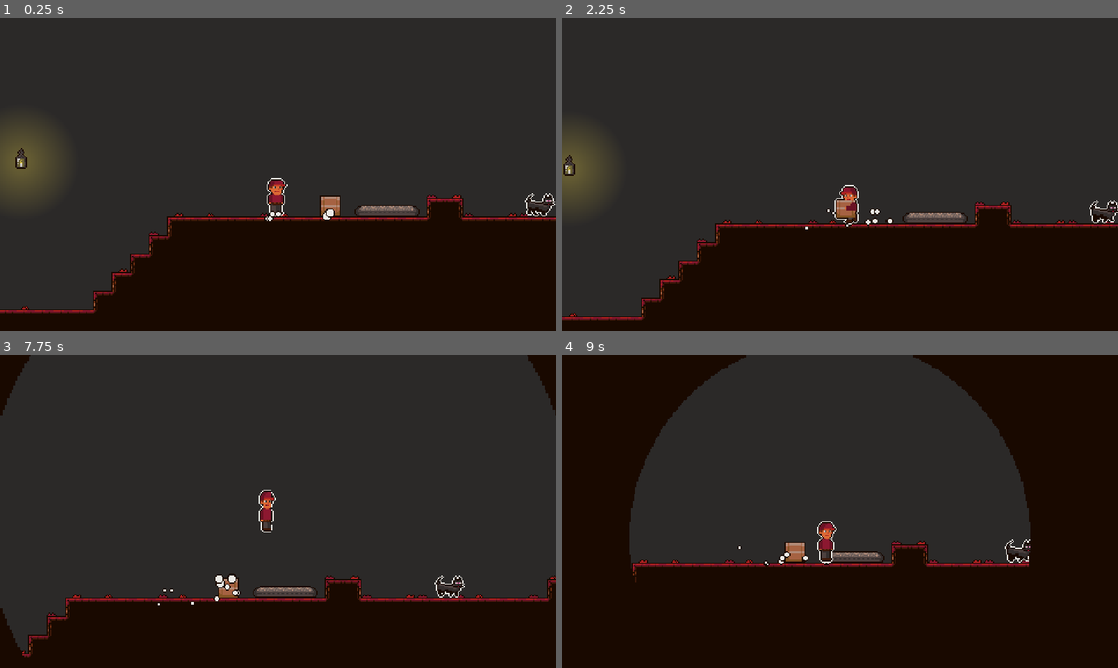
Above: before the commit, frames 1-4 (two rows, left to right).
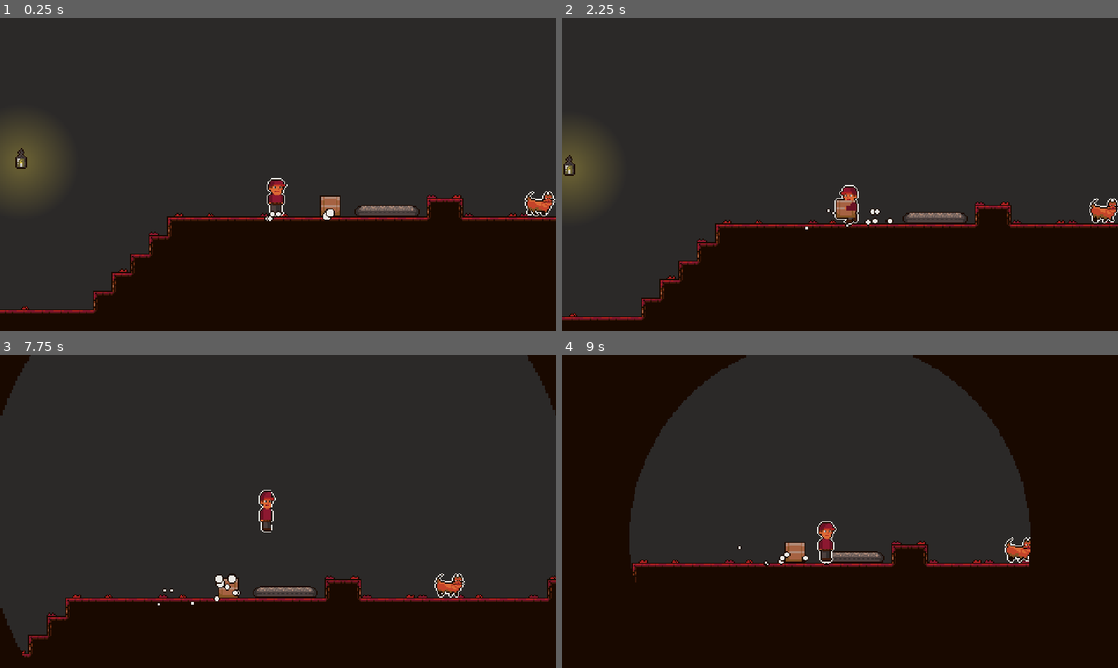
Above: after the commit, the same moments.

Repository: RemyIsCool/Carrying-Thing-Game
Game: Godot game, scene res://Levels/TestScene.tscn
Same seed, same stepped clock (60 frames per second), same inputs: the game is played once before the commit and once after it.
Inputs:
- Up to frame 1 (0.25 s): no input
- Up to frame 2 (2.25 s): hold D (right) 0.53-2.03 s; tap Space (pick_up_throw) at 0.6, 1.35, 2.1 s; tap W (jump) at 0.77, 1.52 s; hold A (left) from 2.03 s (still down)
- Up to frame 3 (7.75 s): release A (left) at 2.78 s; hold D (right) 2.78-4.28 s; tap Space (pick_up_throw) every 0.75 s from 2.85 to 7.35 s; tap W (jump) at 3.02, 3.77, 4.52, 6.02, 6.77, 7.52 s; hold A (left) 4.28-5.03 s; hold D (right) 5.03-5.78 s; hold A (left) 5.78-7.28 s; hold D (right) from 7.28 s (still down)
- Up to frame 4 (9 s): keep holding D (right); tap Space (pick_up_throw) at 8.1, 8.85 s

The runs differ from the first frame. In frame 1, 0.2% of the frame differs, in the area x 94-100%, y 55-63%; in frame 2, 0.2%; in frame 3, 0.2%; in frame 4, 0.2%.

Commit message:
added fat cat

Diff:
--- a/Cat/Cat.tscn
+++ b/Cat/Cat.tscn
@@ -6,7 +6,7 @@
 [ext_resource path="res://Other/SpritesheetAnimation.tscn" type="PackedScene" id=4]
 
 [sub_resource type="RectangleShape2D" id=7]
-extents = Vector2( 10.5, 8.5 )
+extents = Vector2( 11, 8.5 )
 
 [sub_resource type="CapsuleShape2D" id=8]
 radius = 7.00001
@@ -112,7 +112,7 @@
 interval = 0.1
 
 [node name="CollisionShape2D" type="CollisionShape2D" parent="."]
-position = Vector2( 0.5, 1.5 )
+position = Vector2( 0, 1.5 )
 shape = SubResource( 7 )
 
 [node name="CollisionDetection" type="Area2D" parent="."]
--- a/Levels/TestScene.tscn
+++ b/Levels/TestScene.tscn
@@ -1,7 +1,7 @@
 [gd_scene load_steps=46 format=2]
 
-[ext_resource path="res://Cat/Art/CatDeath8.png" type="Texture" id=1]
-[ext_resource path="res://Cat/Art/Cat8.png" type="Texture" id=2]
+[ext_resource path="res://Cat/Art/FatCat.png" type="Texture" id=1]
+[ext_resource path="res://Cat/Art/FatCatDeath.png" type="Texture" id=2]
 [ext_resource path="res://Levels/Art/Glow.png" type="Texture" id=3]
 [ext_resource path="res://Levels/Art/Lantern.png" type="Texture" id=4]
 [ext_resource path="res://Levels/Art/FakeCarpet.png" type="Texture" id=5]
@@ -699,8 +699,8 @@
 
 [node name="Cat" parent="." instance=ExtResource( 11 )]
 position = Vector2( 724, 135 )
-texture = ExtResource( 2 )
-dead_texture = ExtResource( 1 )
+texture = ExtResource( 1 )
+dead_texture = ExtResource( 2 )
 
 [node name="Player" parent="." instance=ExtResource( 13 )]
 position = Vector2( 510, 125 )
Not shown, added: Cat/Art/FatCatDeath.png.import
Not shown: 1 places in Cat/Cat.tscn that only renumber resources
